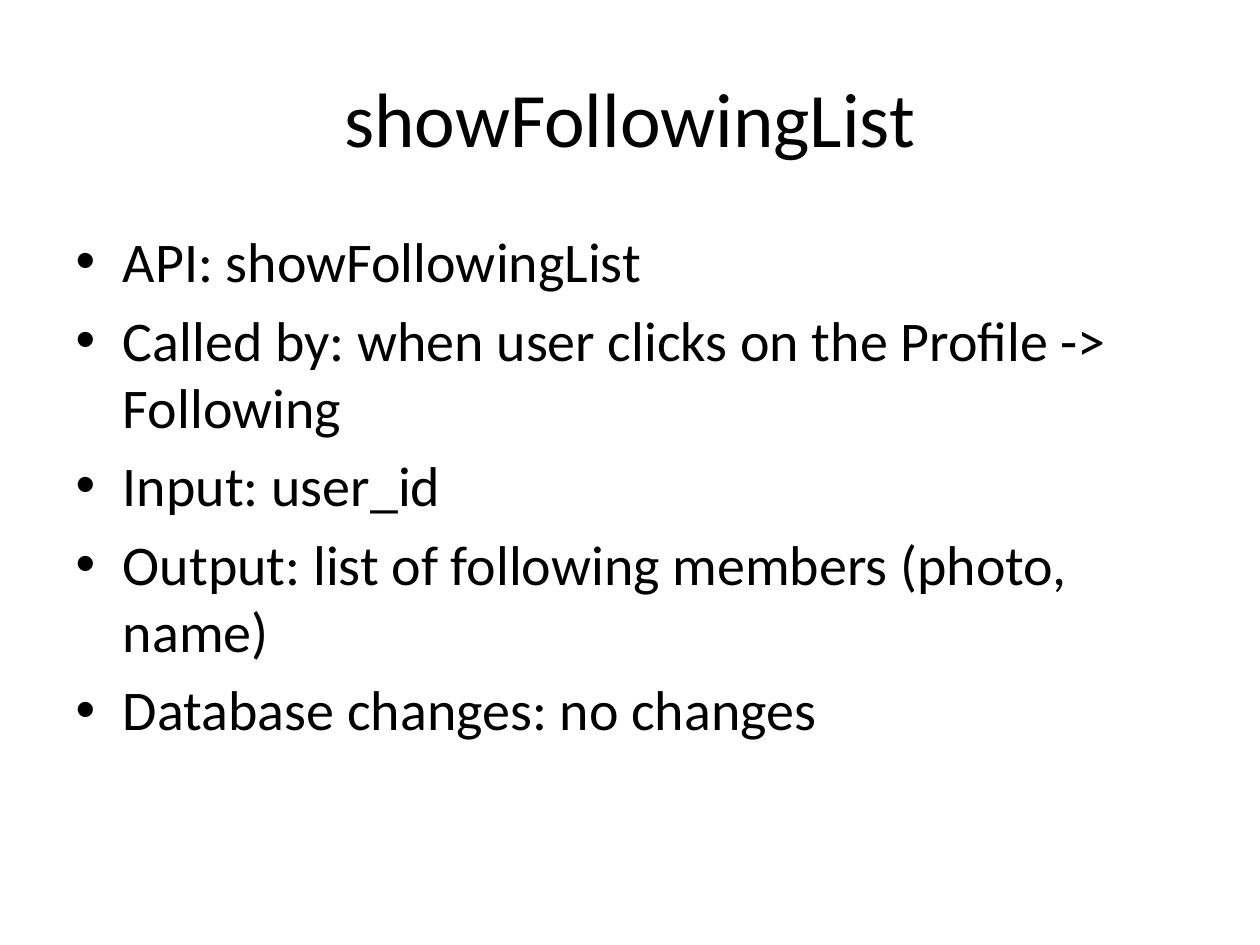
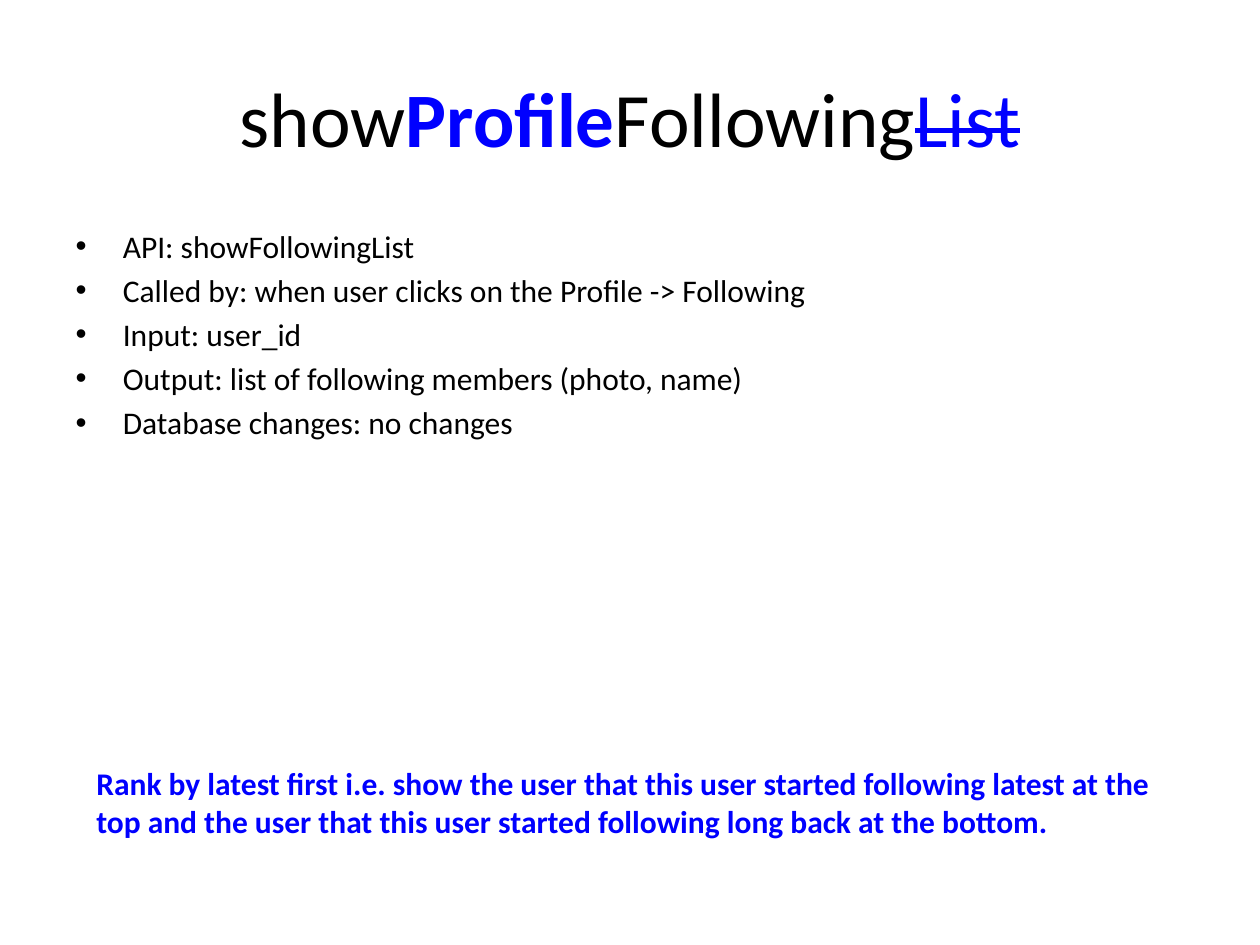
Before and after one commit to catalonia/mob, a slide deck: slide 24 of ws/WS Design Docs/API_Listing.pptx (slide 23 before the commit). Drawn at 1260x945 pixels with LibreOffice and Linux fonts; fonts in the diff are those of the drawing. Boxes give left, top, right and bottom in pixels: in the first picture for what was removed or moved away, otherwise in the second. Text is boxed around its words. In the diff, an @@ line names an element or a change of style, - is before the commit and + after.

```diff
--- a/ws/WS Design Docs/API_Listing.pptx
+++ b/ws/WS Design Docs/API_Listing.pptx
@@ title at [240,93,1021,161]: text changed @@
-showFollowingList
+showProfileFollowingList
@@ text "API: showFollowingList" at [123,236,805,440]: size 32 to 18 pt; less space between paragraphs @@
@@ text added at [96,773,1149,839], 18 pt, text #0000FF, bold @@
+Rank by latest first i.e. show the user that this user started following latest at the top and the user that this user started following long back at the bottom.
```
Also in this commit, not shown: 17 other slides changed, 1 slide added.
